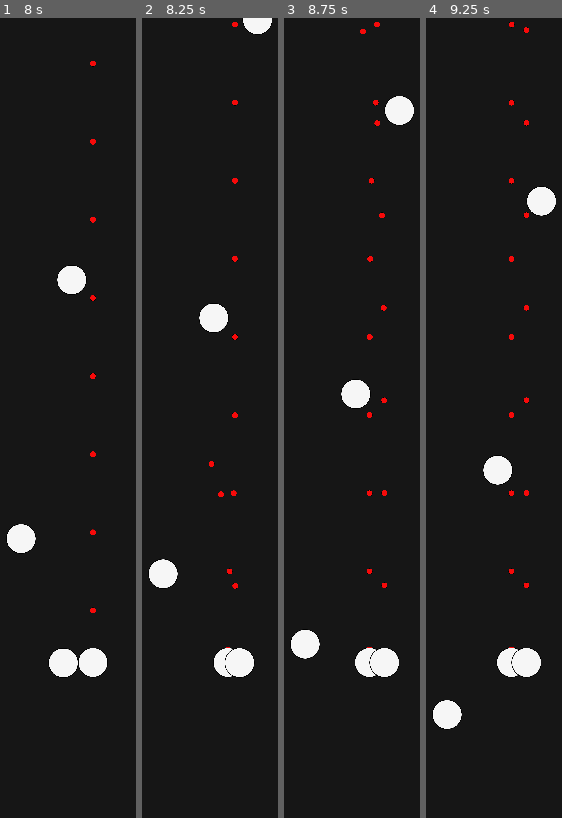
Above: before the commit, frames 1-4 (left to right).
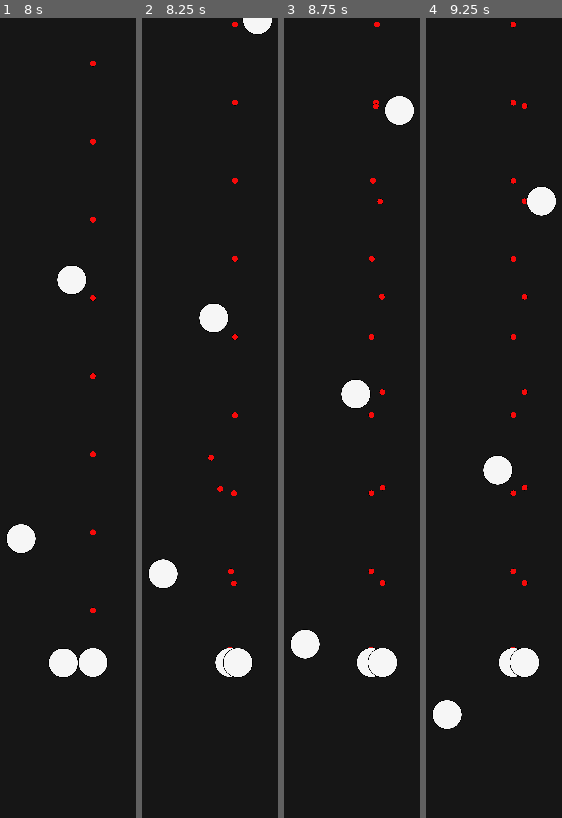
Above: after the commit, the same moments.

Repository: den-dimas/circlers-war
Game: Godot game, scene res://scenes/screens/main.tscn
The game is run twice, just before and just after one commit, with the same random seed, the same clock (stepped at 60 frames per second) and the same inputs.
Inputs (mouse positions are in pixels of both pictures, inside the frame that each line leads up to):
- Up to frame 1 (8 s): tap Enter at 0.5 s; drag from (92, 722) to (outside the picture) at 0.52 s; drag from (2, 458) to (92, 722) at 1.27 s; move the mouse to (outside the picture) at 2.02 s; click (outside the picture) at 2.17 s; drag from (70, 578) to (outside the picture) at 2.77 s; move the mouse to (outside the picture) at 3.52 s; click (outside the picture) at 3.67 s; drag from (outside the picture) to (63, 234) at 4.27 s; move the mouse to (115, 418) at 5.02 s; click (115, 418) at 5.17 s; drag from (25, 218) to (2, 458) at 5.77 s; move the mouse to (outside the picture) at 6.52 s; click (outside the picture) at 6.67 s; drag from (2, 458) to (70, 578) at 7.27 s
- Up to frame 2 (8.25 s): move the mouse to (outside the picture) at 8.02 s; click (outside the picture) at 8.17 s
- Up to frame 3 (8.75 s): no input
- Up to frame 4 (9.25 s): drag from (496, 578) to (outside the picture) at 8.77 s

Frame 1 is identical in both runs. In frame 2, 0.3% of the frame differs, in the area x 48-83%, y 54-83%; in frame 3, 0.6%; in frame 4, 0.6%, in the area x 52-85%, y 0-83%.

Commit message:
REV: Parameterized bullet speed randomness

Diff:
--- a/scenes/screens/main.tscn
+++ b/scenes/screens/main.tscn
@@ -36,9 +36,10 @@
 [node name="Controller" type="Node2D" parent="."]
 position = Vector2(294, 825)
 script = ExtResource("3_teqcq")
+sprite_scale = Vector2(0.15, 0.15)
 move_smoothness = 5.0
-first_row_many_column = 3
-max_column = 5
+first_row_many_column = 4
+max_column = 8
 add_column_per_row = 2
 
 [node name="BulletSpawnPoint" type="Node2D" parent="."]
--- a/scripts/people/people_spawner.gd
+++ b/scripts/people/people_spawner.gd
@@ -1,7 +1,14 @@
 extends Node2D
 
-@onready var spawn_timer = $"Timer"
-@onready var people_preset: PackedScene = load("res://scenes/entity/people.tscn")
+@onready
+var spawn_timer = $"Timer"
+@onready
+var people_preset: PackedScene = load("res://scenes/entity/people.tscn")
+
+@export
+var slowest_bullet_speed: float = 1000.0
+@export
+var fastest_bullet_speed: float = 1600.0
 
 var people_pool: ObjectPool
 
@@ -18,7 +25,7 @@
 
 		p.position.x = randf_range(48, get_viewport().content_scale_size.x - 48)
 		p.move_speed = randf_range(100, 300)
-		p.get_node("Weapon").random_bullet_speed(1000.0, 1500.0)
+		p.get_node("Weapon").random_bullet_speed(slowest_bullet_speed, fastest_bullet_speed)
 
 		can_spawn = false
 
